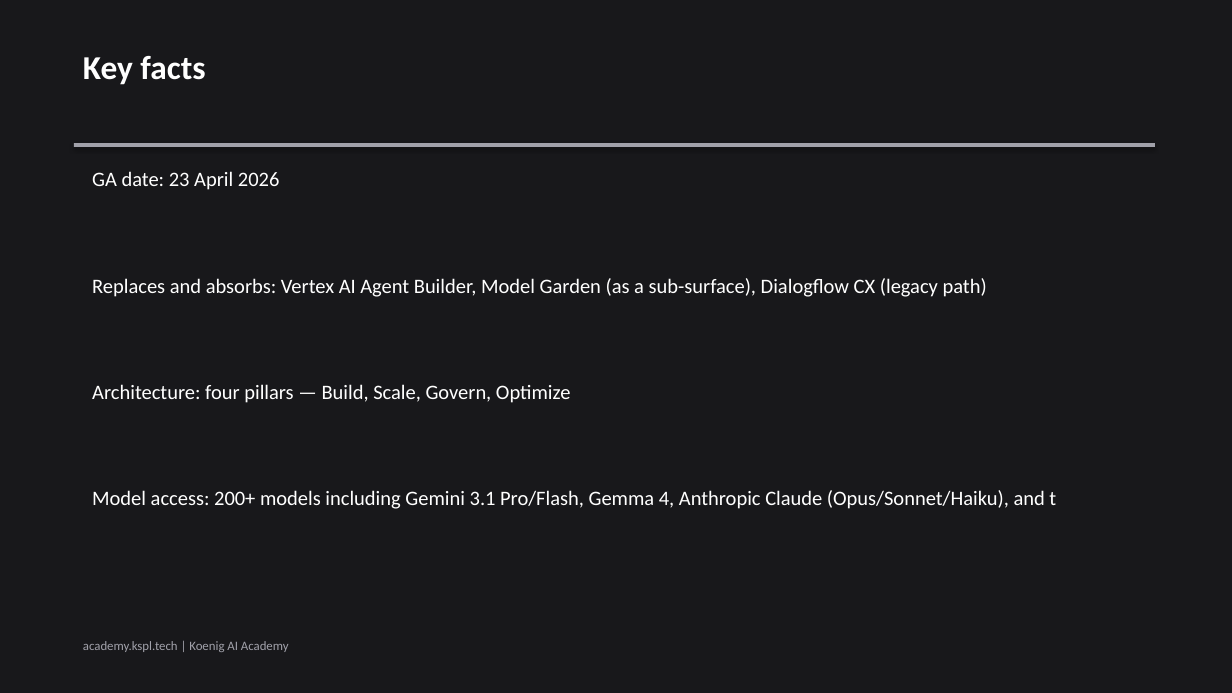
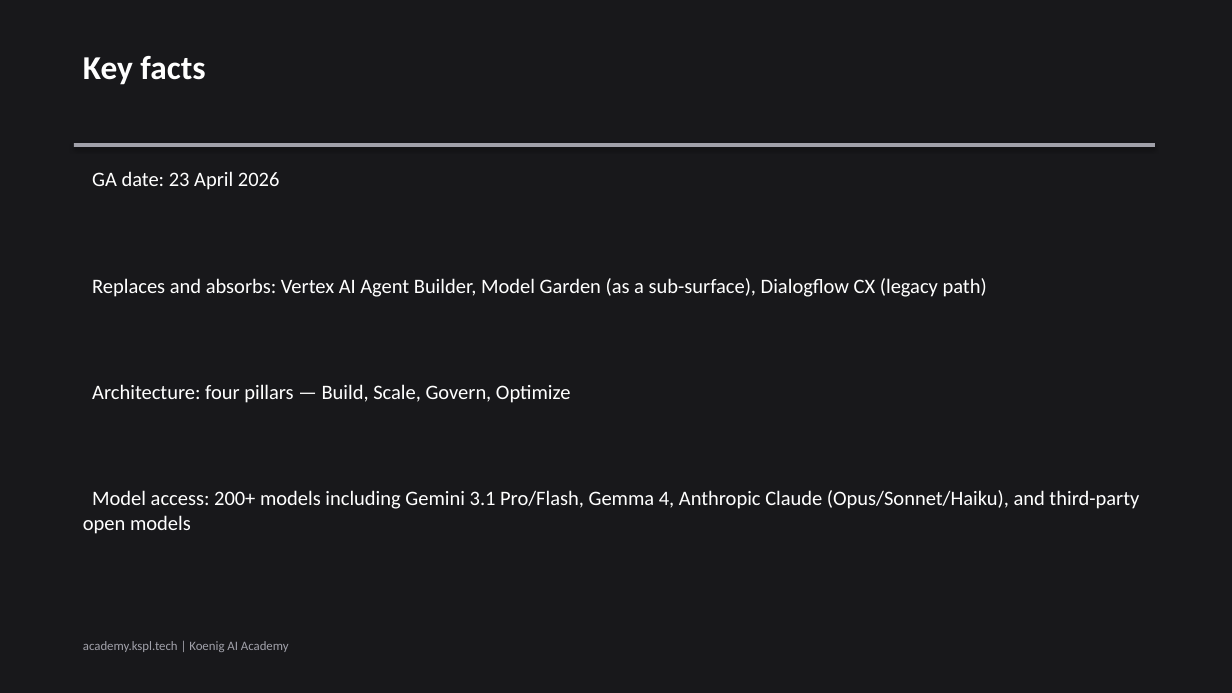
Before and after one commit to Koenig-Solutions-Private-Limited/koenig-ai-org, a slide deck: slide 3 of vault/courses/gemini-enterprise-agents/ch01-slides.pptx. Drawn at 1232x693 pixels with LibreOffice and Linux fonts; fonts in the diff are those of the drawing. Boxes give left, top, right and bottom in pixels: in the first picture for what was removed or moved away, otherwise in the second. Text is boxed around its words. In the diff, an @@ line names an element or a change of style, - is before the commit and + after.

```diff
--- a/vault/courses/gemini-enterprise-agents/ch01-slides.pptx
+++ b/vault/courses/gemini-enterprise-agents/ch01-slides.pptx
@@ text at [83,490,1139,534]: text changed @@
-Model access: 200+ models including Gemini 3.1 Pro/Flash, Gemma 4, Anthropic Claude (Opus/Sonnet/Haiku), and t
+Model access: 200+ models including Gemini 3.1 Pro/Flash, Gemma 4, Anthropic Claude (Opus/Sonnet/Haiku), and third-party open models
```
Also in this commit, not shown: 3 other slides changed, 2 slides removed, 3 other files.
